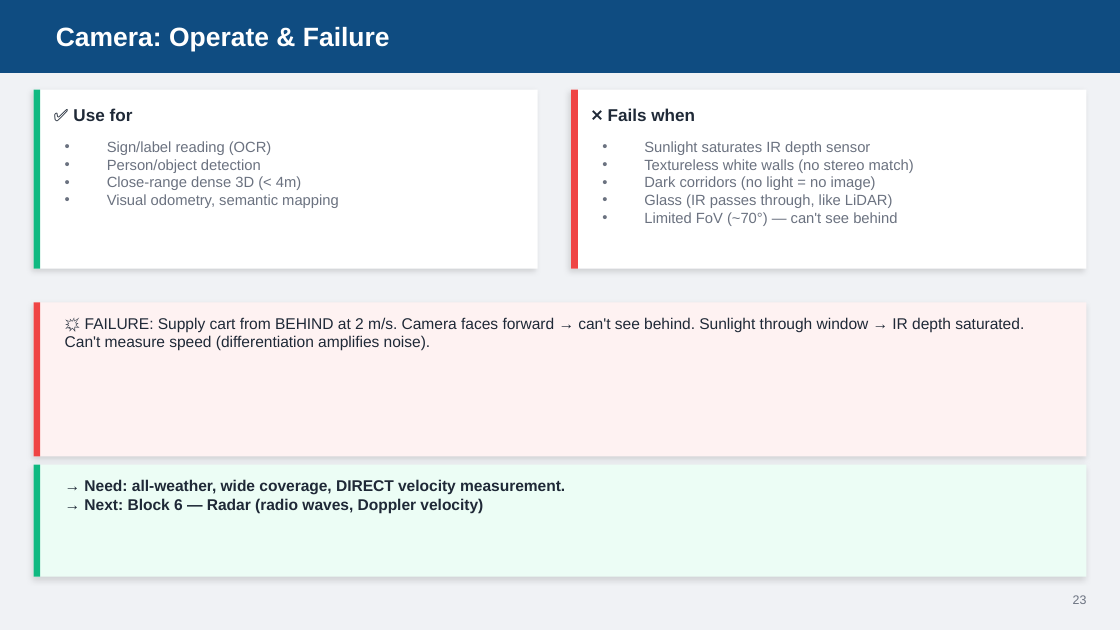
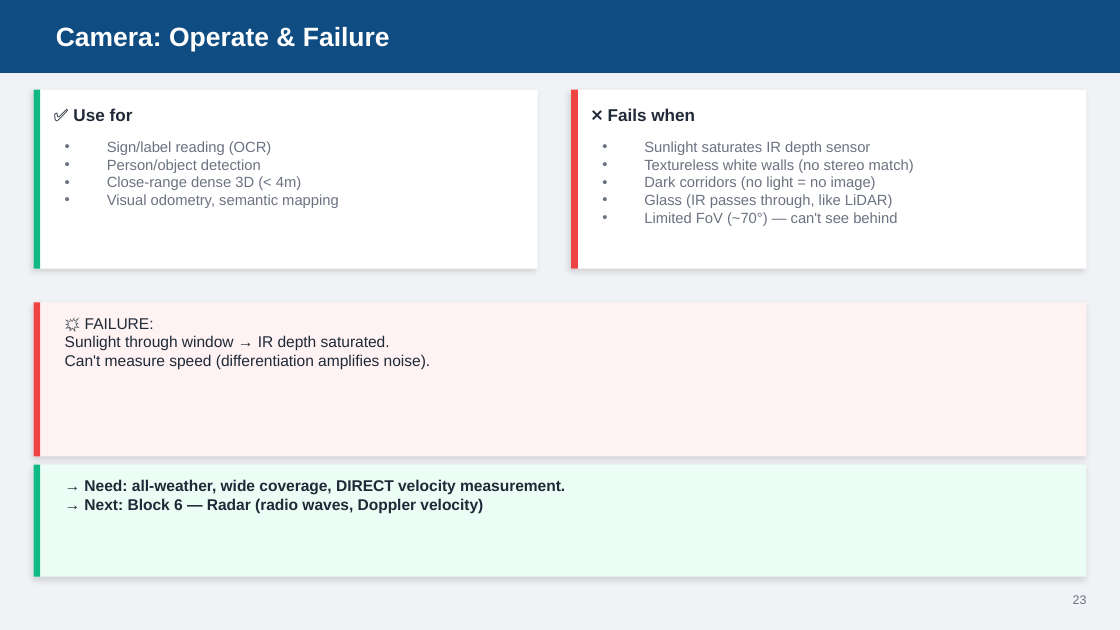
Before and after one commit to AbbadiAhmad/mobile_robots_course, a slide deck: slide 26 of Slides/Mod04/Mod04_Sensors.pptx. Drawn at 1120x630 pixels with LibreOffice and Linux fonts; fonts in the diff are those of the drawing. Boxes give left, top, right and bottom in pixels: in the first picture for what was removed or moved away, otherwise in the second. Text is boxed around its words. In the diff, an @@ line names an element or a change of style, - is before the commit and + after.

```diff
--- a/Slides/Mod04/Mod04_Sensors.pptx
+++ b/Slides/Mod04/Mod04_Sensors.pptx
@@ text at (65, 318, 431, 369): text changed @@
-💥 FAILURE: Supply cart from BEHIND at 2 m/s. Camera faces forward → can't see behind. Sunlight through window → IR depth saturated. Can't measure speed (differentiation amplifies noise).
+💥 FAILURE:
+Sunlight through window → IR depth saturated.
+Can't measure speed (differentiation amplifies noise).
```
Also in this commit, not shown: 15 other slides changed, 1 slide added, 2 other files.
